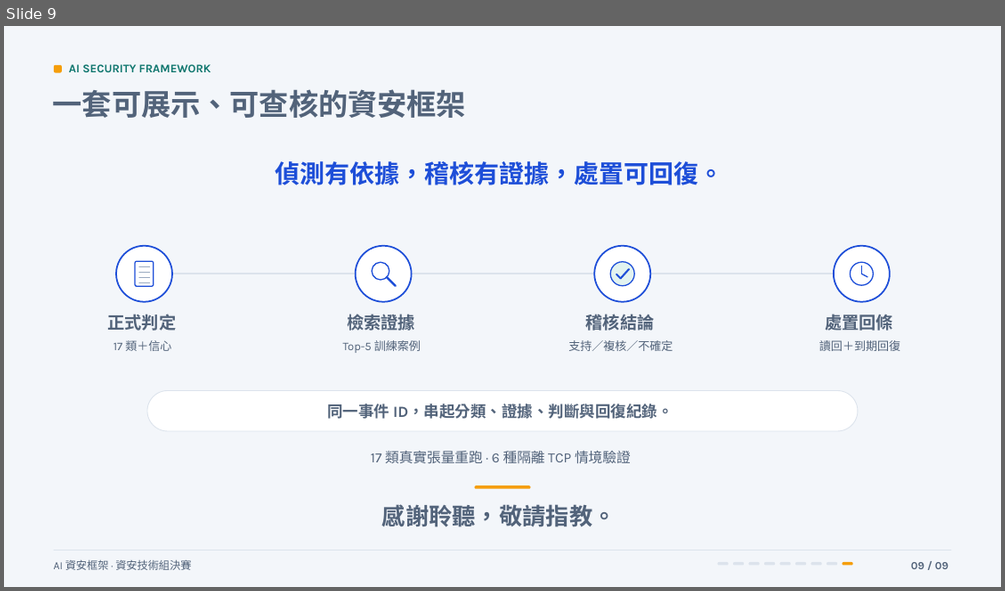
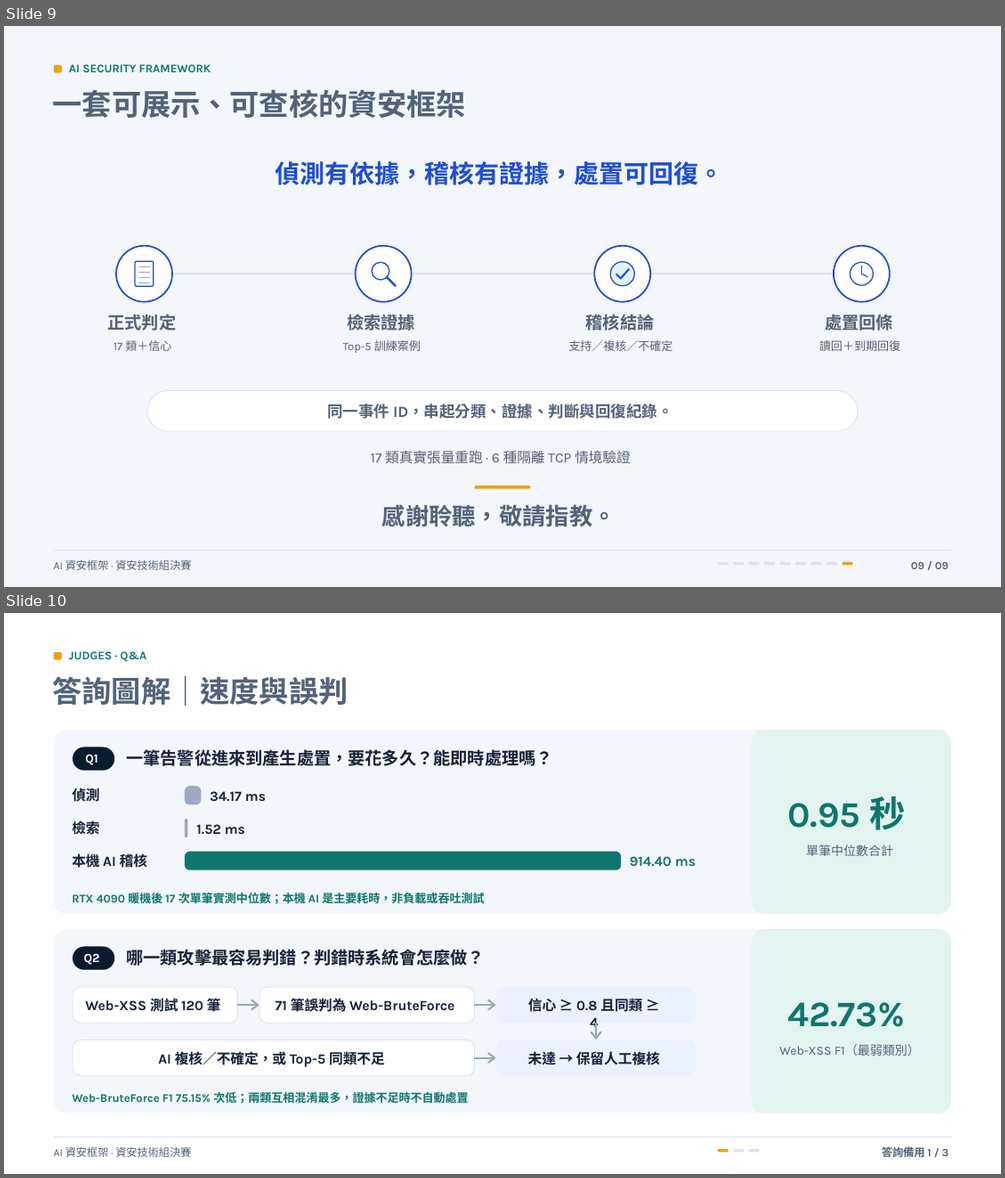
Before and after one commit to Lily09-project/innoserve-competition, a slide deck: deliverables/決賽簡報_AI資安框架.pptx. Shown one above the other, each under a label of ours: slide 9 before the commit, slides 9 and 10 after it. The pictures are 1005x591 and 1005x1178 pixels, drawn with LibreOffice and Linux fonts; fonts in the diff are those of the drawing. Boxes give left, top, right and bottom in pixels: in the first picture for what was removed or moved away, otherwise in the second. Text is boxed around its words. In the diff, an @@ line names an element or a change of style, - is before the commit and + after.

```diff
--- a/deliverables/決賽簡報_AI資安框架.pptx
+++ b/deliverables/決賽簡報_AI資安框架.pptx
@@ slide 10 added at [4,613,1001,1174], background #FFFFFF @@
@@ rounded rectangle added at [54,652,62,659], fill #F59E0B @@
@@ text added at [69,651,147,662], 11.2 pt, text #0F766E, bold @@
+JUDGES · Q&A
@@ text added at [53,675,348,706], 28.5 pt, text #52637A, bold @@
+答詢圖解｜速度與誤判
@@ group added at [54,730,952,1113]: 21 texts, 14 rounded rectangles, 8 freeform shapes @@
+Q1
+一筆告警從進來到產生處置，要花多久？能即時處理嗎？
+偵測
+34.17 ms
+檢索
+1.52 ms
+本機 AI 稽核
+914.40 ms
+RTX 4090 暖機後 17 次單筆實測中位數；本機 AI 是主要耗時，非負載或吞吐測試
+0.95 秒
+單筆中位數合計
+Q2
+哪一類攻擊最容易判錯？判錯時系統會怎麼做？
+Web-XSS 測試 120 筆
+71 筆誤判為 Web-BruteForce
+信心 ≥ 0.8 且同類 ≥ 4
+AI 複核／不確定，或 Top-5 同類不足
+未達 → 保留人工複核
+Web-BruteForce F1 75.15% 次低；兩類互相混淆最多，證據不足時不自動處置
+42.73%
+Web-XSS F1（最弱類別）
@@ group added at [54,1136,952,1157]: 3 rounded rectangles, 2 texts, 1 freeform shape @@
+AI 資安框架 · 資安技術組決賽
+答詢備用 1 / 3
```
Also in this commit, not shown: 1 slide changed, 2 other slides added, 3 slides removed, 19 other files.
